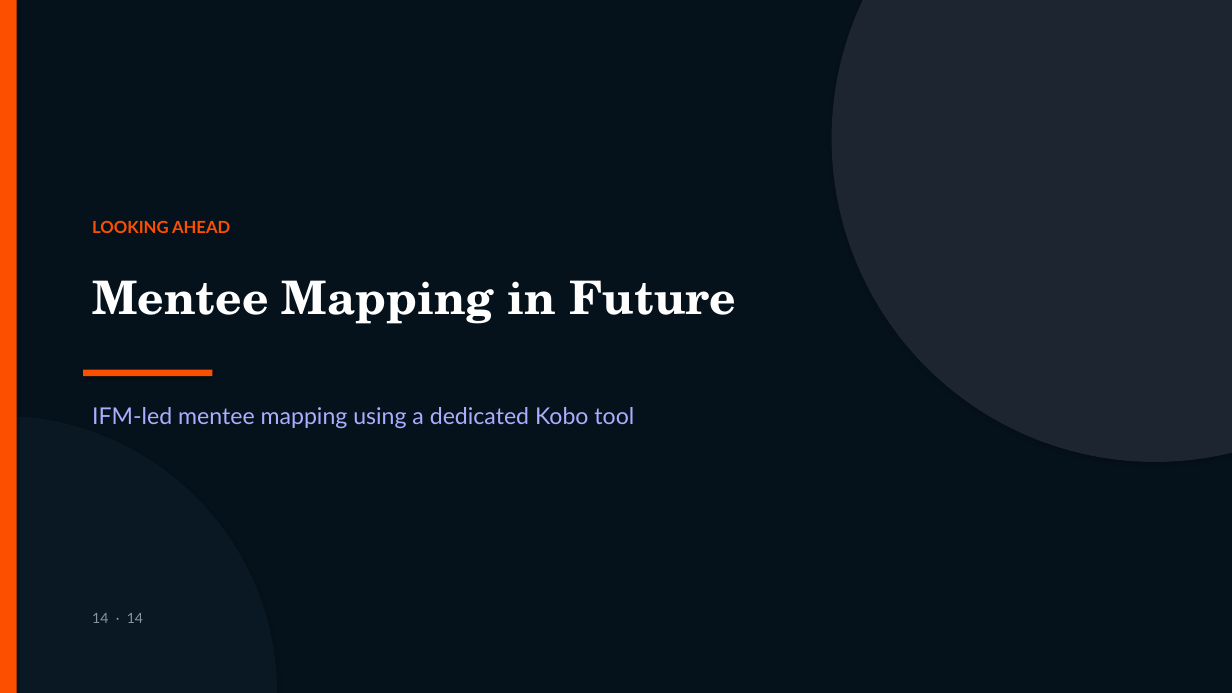
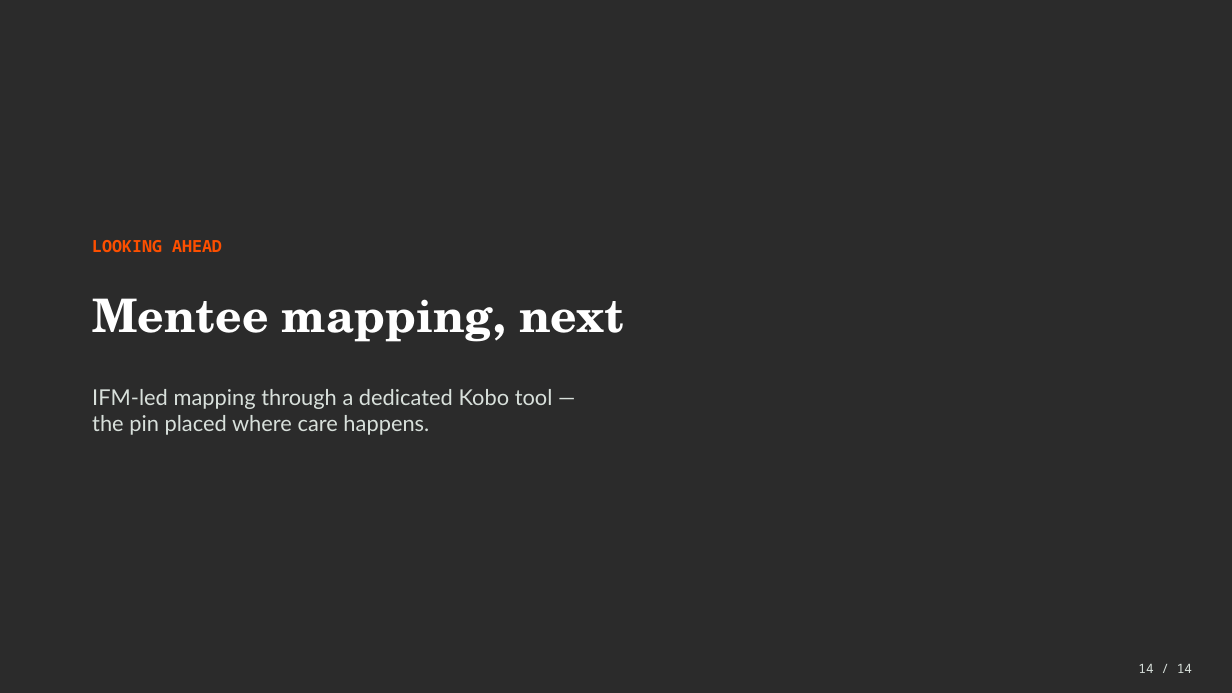
Before and after one commit to kakaijacob/Special-Operations-Schema, a slide deck: slide 14 of docs/Mentee_Mapping_SOP.pptx. Drawn at 1232x693 pixels with LibreOffice and Linux fonts; fonts in the diff are those of the drawing; background and template pictures are left out; a plain dark background stands for a picture behind light text. Boxes give left, top, right and bottom in pixels: in the first picture for what was removed or moved away, otherwise in the second. Text is boxed around its words. In the diff, an @@ line names an element or a change of style, - is before the commit and + after.

```diff
--- a/docs/Mentee_Mapping_SOP.pptx
+++ b/docs/Mentee_Mapping_SOP.pptx
@@ background #FFFFFF to picture (left out) @@
@@ rectangle removed at [0,0,1232,693] @@
@@ rectangle removed at [0,0,17,693] @@
@@ ellipse removed at [832,0,1232,462] @@
@@ text "LOOKING AHEAD": place and size @@
-text "LOOKING AHEAD" at [92,220,230,233]
+text "LOOKING AHEAD" at [92,240,222,252]
@@ text "LOOKING AHEAD" at [92,240,222,252]: font Lato to Noto Sans Mono @@
@@ text at [92,298,624,342]: text changed @@
-Mentee Mapping in Future
+Mentee mapping, next
@@ rectangle removed at [83,370,213,376] @@
@@ text at [92,389,553,435]: text changed; size 18 to 17 pt; text colour #A9AEFF to #D8E0DB @@
-IFM-led mentee mapping using a dedicated Kobo tool
+IFM-led mapping through a dedicated Kobo tool —
+the pin placed where care happens.
@@ ellipse removed at [0,416,277,693] @@
@@ text at [1138,664,1192,673]: text changed; size 11 to 10 pt; font Lato to Noto Sans Mono; text colour #8B93A0 to #D8E0DB @@
-14 · 14
+14 / 14
```
Also in this commit, not shown: 7 other slides changed, 6 slides added, 6 slides removed, 9 other files.
